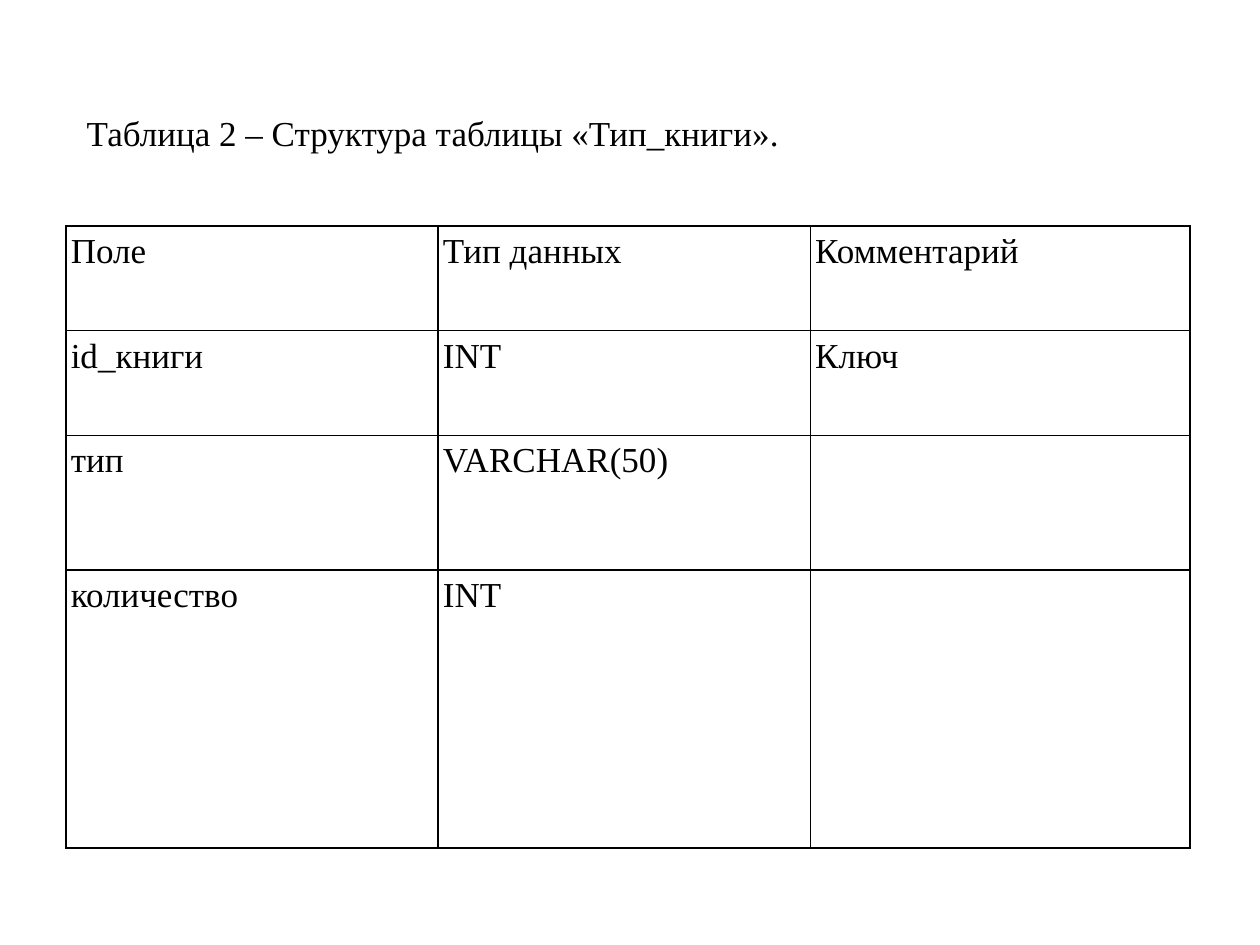
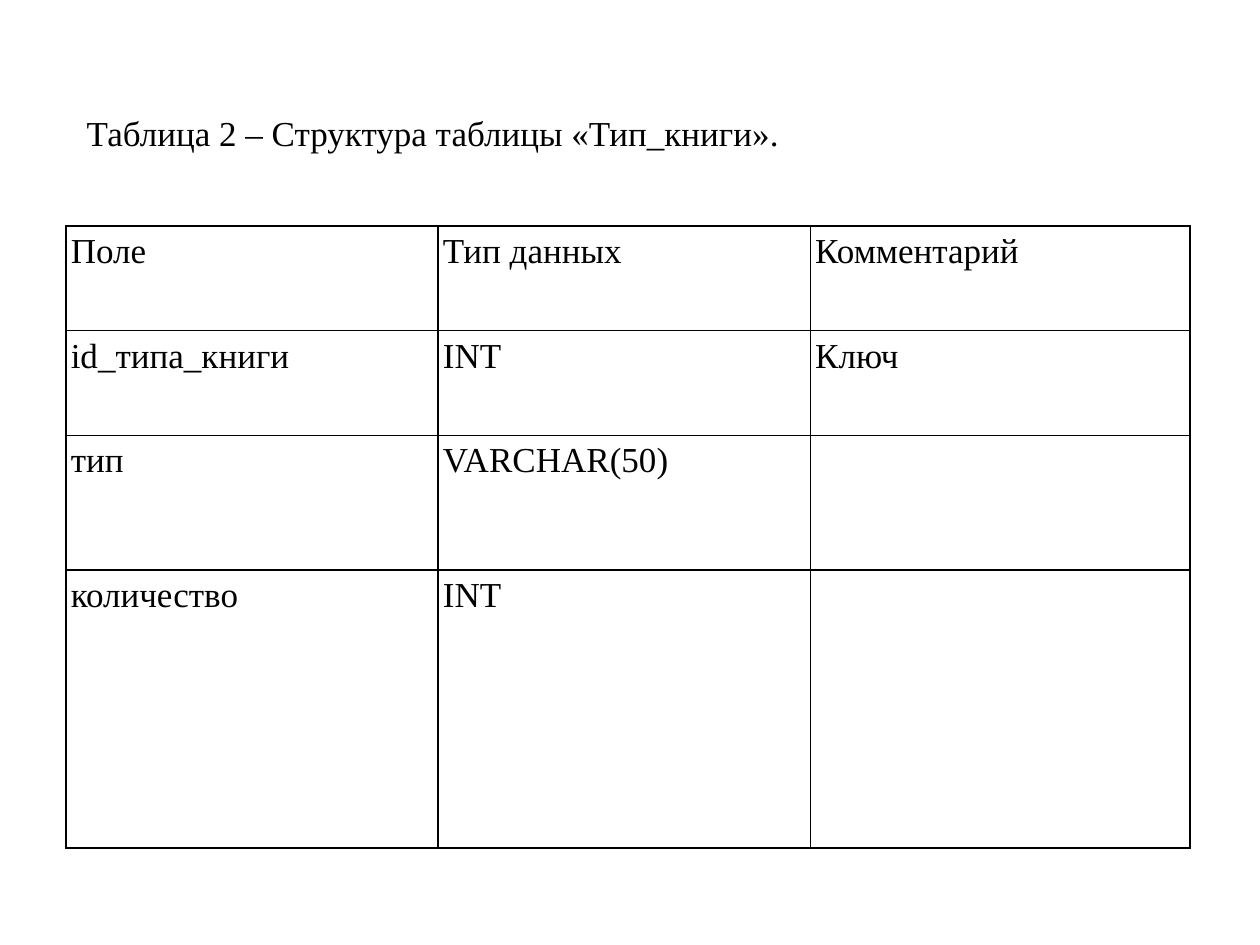
Before and after one commit to VividPhoenixGame/Kursovaya_Pungin, a slide deck: slide 7 of БД для домашней библиотеки1.pptx. Drawn at 1260x945 pixels with LibreOffice and Linux fonts; fonts in the diff are those of the drawing. Boxes give left, top, right and bottom in pixels: in the first picture for what was removed or moved away, otherwise in the second. Text is boxed around its words. In the diff, an @@ line names an element or a change of style, - is before the commit and + after.

```diff
--- a/БД для домашней библиотеки1.pptx
+++ b/БД для домашней библиотеки1.pptx
@@ table at box(66, 226, 1188, 848) @@
-row 2, column 1: id_книги
+row 2, column 1: id_типа_книги
```
Also in this commit, not shown: 5 other slides changed.
